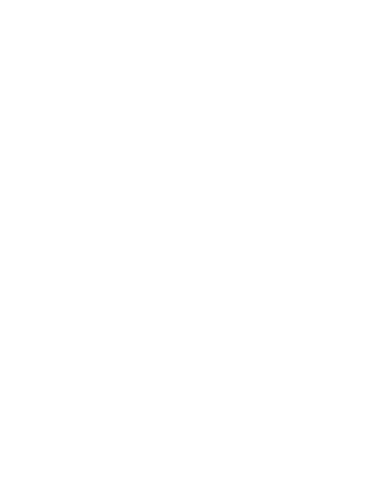
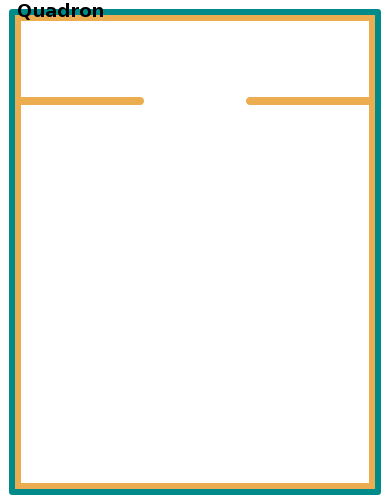
Before/after of a 390×504 layered artwork. What changed in the layer stack:
added layer "QuadronText" above "Frame1" over [16, 3, 374, 105]
added layer "Frame1" above "Frame2" over [9, 9, 381, 495]
added layer "Frame2" above "background" over [13, 13, 377, 491]
